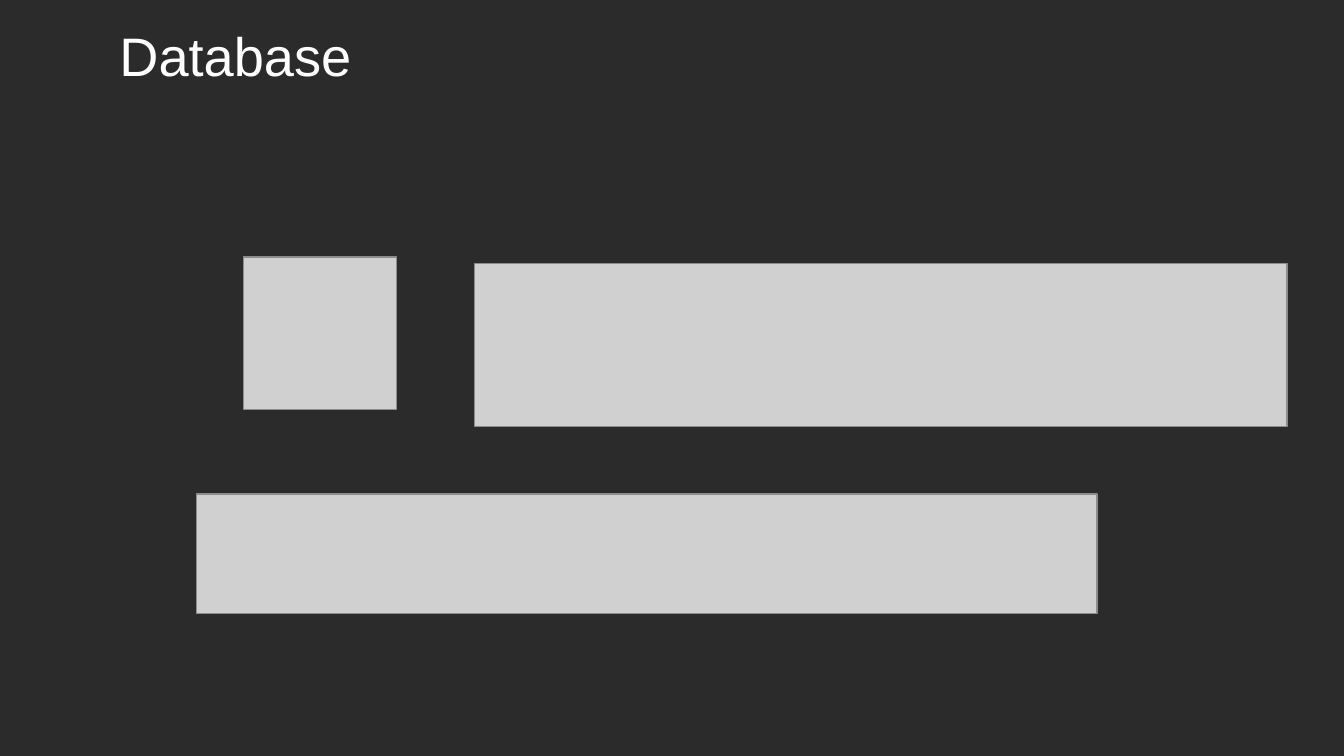
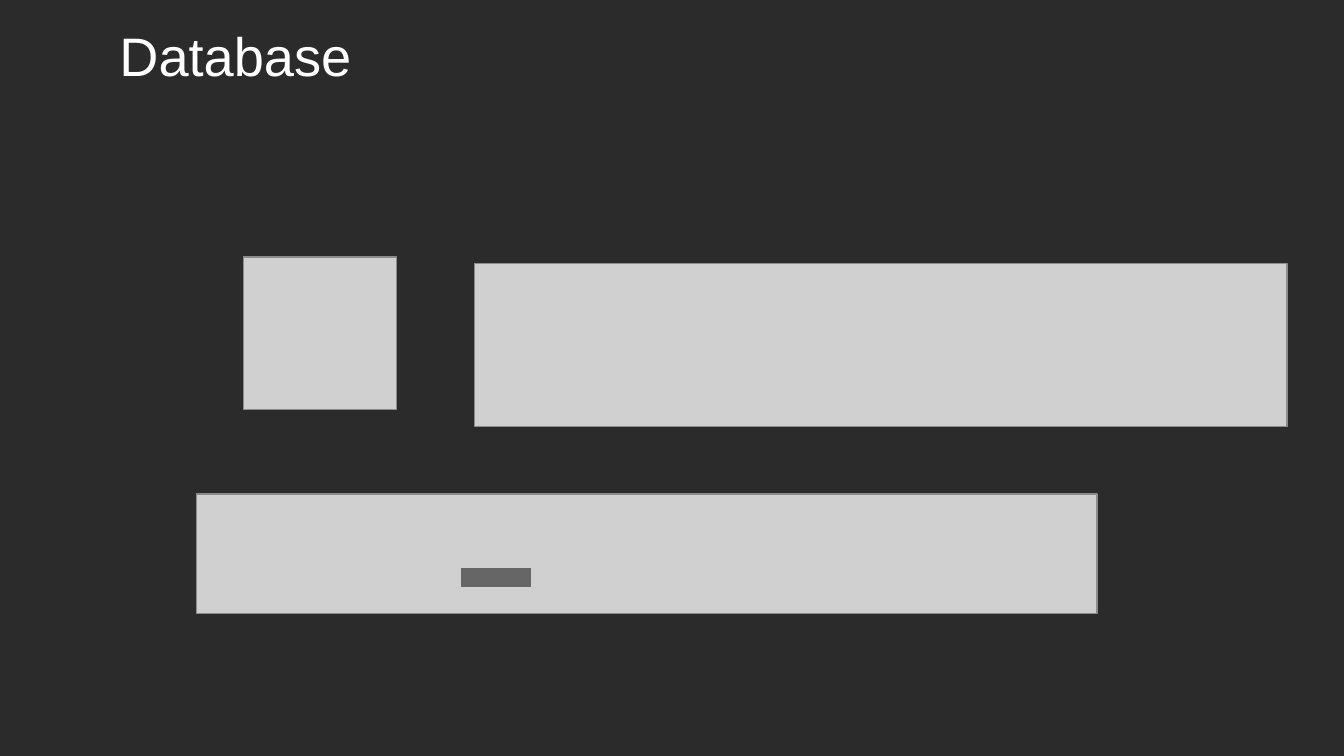
Before and after one commit to forgottosave/psaWiSe2425, a slide deck: slide 12 of presentation/HomeAssistant.odp. Drawn at 1344x756 pixels with LibreOffice and Linux fonts; fonts in the diff are those of the drawing; grey boxes stand for pictures; background and template pictures are left out; a plain dark background stands for a picture behind light text. Boxes give left, top, right and bottom in pixels: in the first picture for what was removed or moved away, otherwise in the second. Text is boxed around its words. In the diff, an @@ line names an element or a change of style, - is before the commit and + after.

Commit message:
update presentation

```diff
--- a/presentation/HomeAssistant.odp
+++ b/presentation/HomeAssistant.odp
@@ rectangle added at [462,568,531,587], fill #666666, outline #666666 0 pt @@
```
Also in this commit, not shown: 1 other file.
